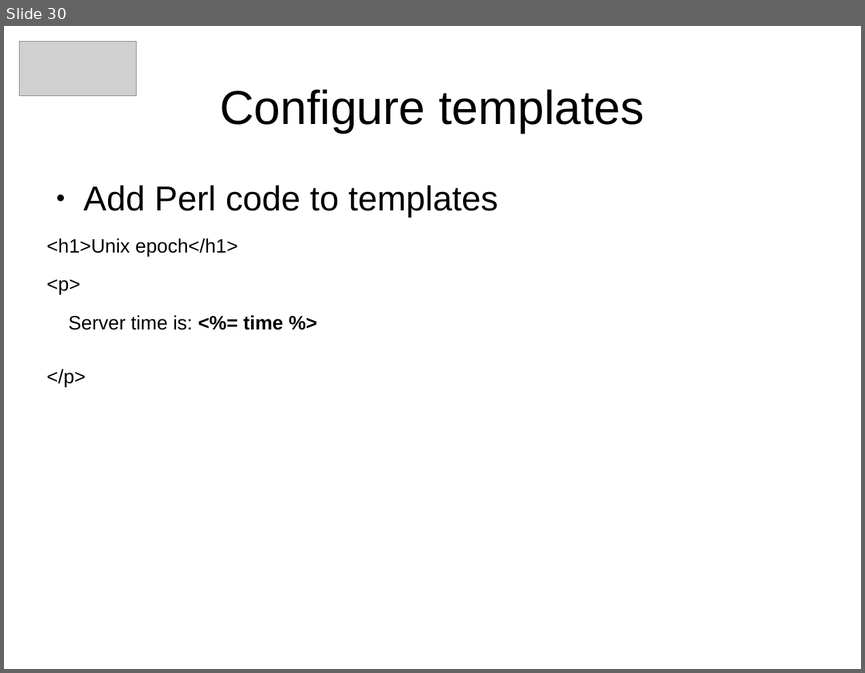
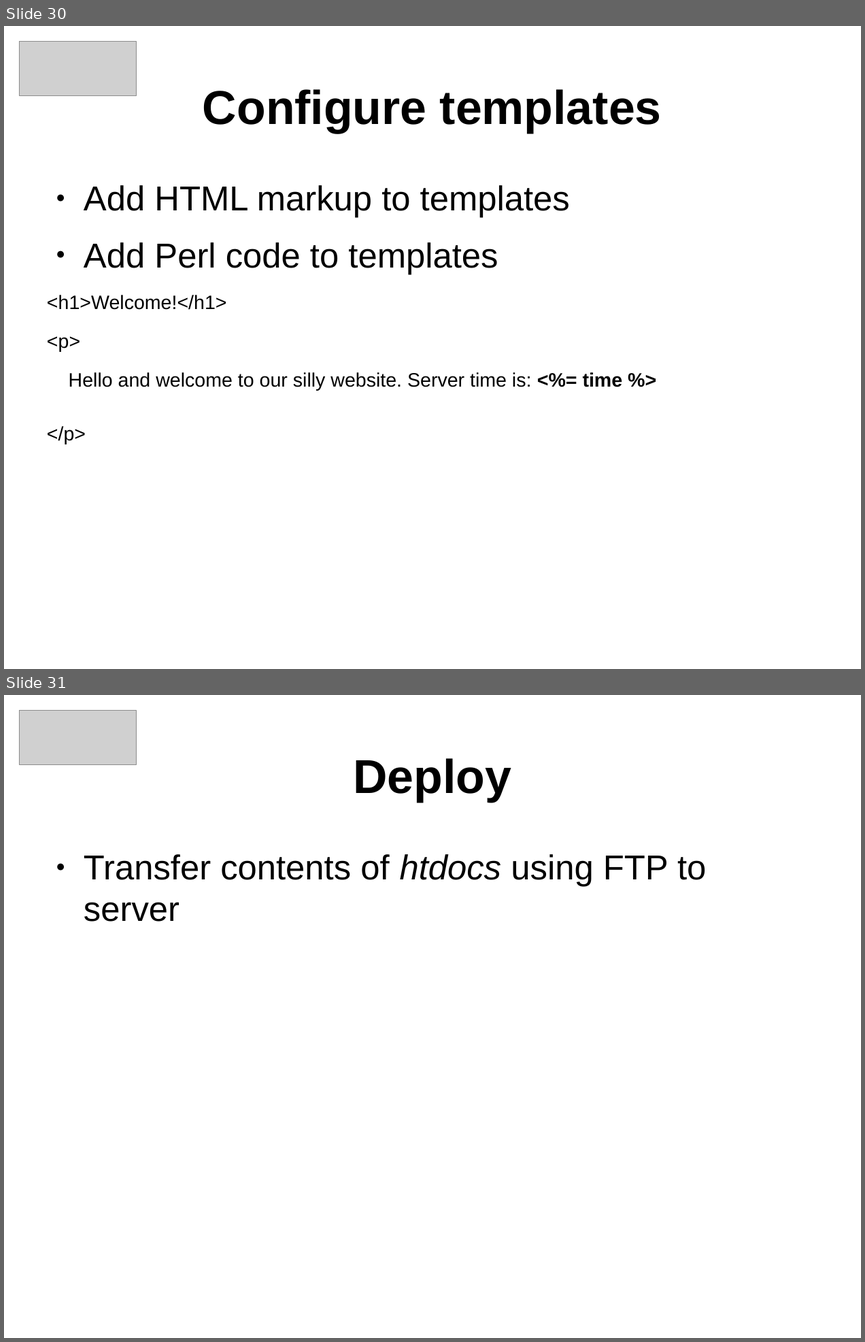
Before and after one commit to arpadszasz/perl-hosting-beginners-talk, a slide deck: clujpm-march2013-talk.odp. Shown one above the other, each under a label of ours: slide 30 before the commit, slides 30 and 31 after it. The pictures are 865x673 and 865x1342 pixels, drawn with LibreOffice and Linux fonts; fonts in the diff are those of the drawing; grey boxes stand for pictures. Boxes give left, top, right and bottom in pixels: in the first picture for what was removed or moved away, otherwise in the second. Text is boxed around its words. In the diff, an @@ line names an element or a change of style, - is before the commit and + after.

```diff
--- a/clujpm-march2013-talk.odp
+++ b/clujpm-march2013-talk.odp
@@ slide 31 added at [4,695,861,1338], background #FFFFFF @@
@@ picture added at [20,711,136,765] @@
@@ title added at [353,758,511,802], 44 pt, text #000000, bold @@
+Deploy
@@ text added at [84,854,706,921], 32 pt, text #000000 @@
+● Transfer contents of htdocs using FTP to server
@@ slide 30 changed as well @@
@@ title "Configure templates" at [203,89,662,133]: bold on @@
@@ text at [84,185,570,218]: paragraph added @@
+● Add HTML markup to templates
@@ text at [47,295,227,310]: text changed @@
-<h1>Unix epoch</h1>
+<h1>Welcome!</h1>
@@ text at [69,372,623,390]: text changed @@
-Server time is: <%= time %>
+Hello and welcome to our silly website. Server time is: <%= time %>
```
Also in this commit, not shown: 18 other slides changed, 3 other slides added, 2 slides removed, 1 other file.
